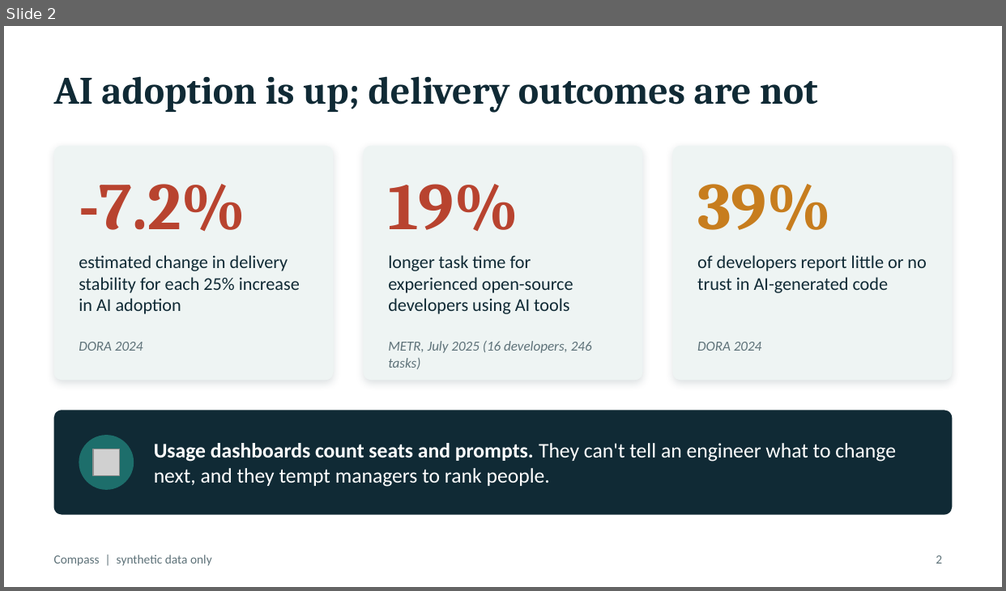
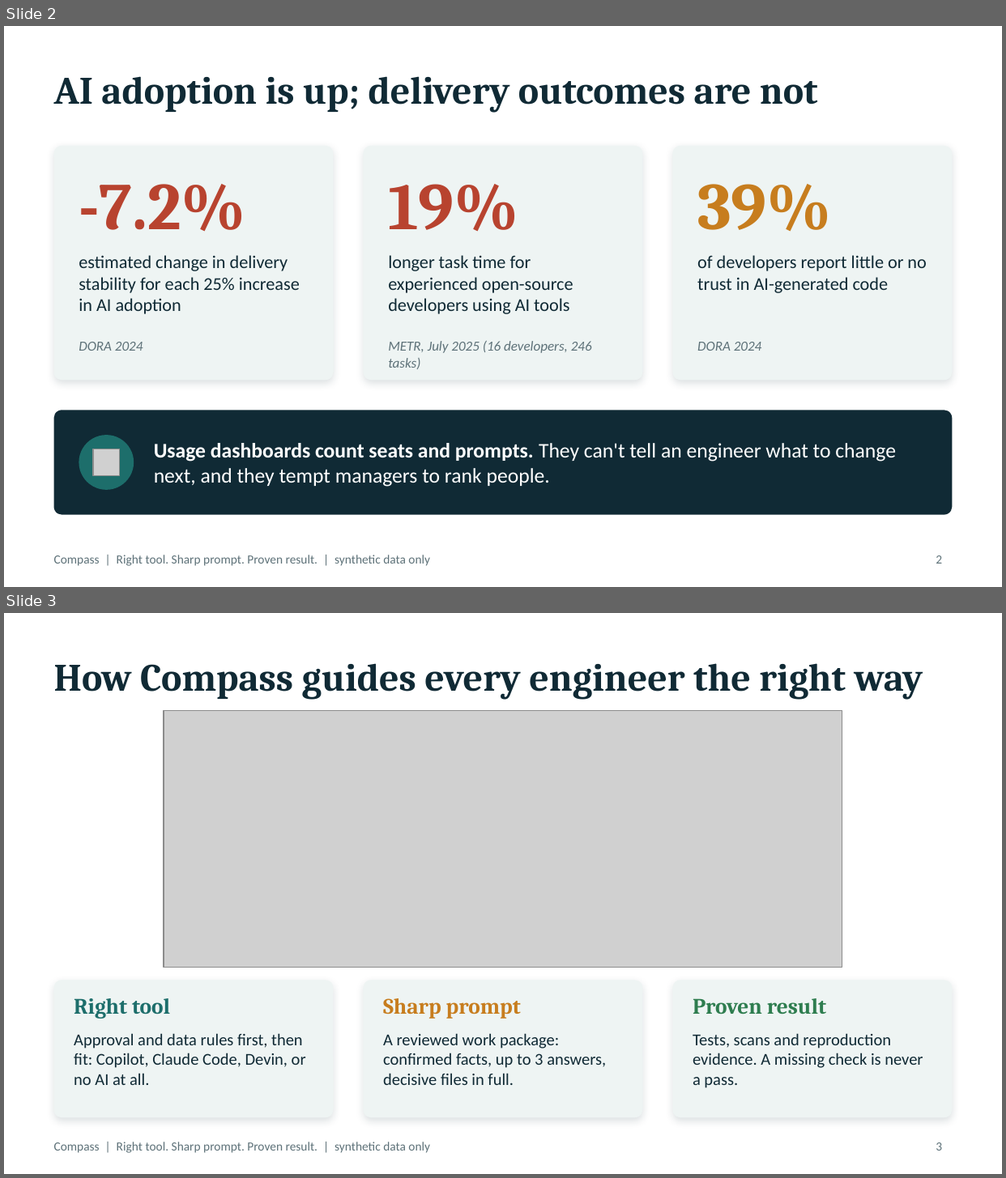
Before and after one commit to Kalyanraja/compass-ai-coach, a slide deck: docs/presentation/Compass-Hackathon.pptx. Shown one above the other, each under a label of ours: slide 2 before the commit, slides 2 and 3 after it. The pictures are 1006x591 and 1006x1178 pixels, drawn with LibreOffice and Linux fonts; fonts in the diff are those of the drawing; grey boxes stand for pictures. Boxes give left, top, right and bottom in pixels: in the first picture for what was removed or moved away, otherwise in the second. Text is boxed around its words. In the diff, an @@ line names an element or a change of style, - is before the commit and + after.

```diff
--- a/docs/presentation/Compass-Hackathon.pptx
+++ b/docs/presentation/Compass-Hackathon.pptx
@@ slide 3 added at (4, 613, 1002, 1174), background #FFFFFF; not listed: 1 template element that a slide beside it also shows @@
@@ title added at (54, 663, 923, 699), 28 pt, text #102A35, bold @@
+How Compass guides every engineer the right way
@@ picture added at (164, 711, 842, 967) @@
@@ rounded rectangle added at (54, 980, 334, 1118), fill #EEF4F3 @@
@@ text added at (74, 999, 170, 1019), 16 pt, text #1D6E6B, bold @@
+Right tool
@@ rounded rectangle added at (364, 980, 642, 1118), fill #EEF4F3 @@
@@ text added at (383, 999, 521, 1019), 16 pt, text #C77D1E, bold @@
+Sharp prompt
@@ rounded rectangle added at (672, 980, 952, 1118), fill #EEF4F3 @@
@@ text added at (692, 999, 826, 1014), 16 pt, text #2E7D4F, bold @@
+Proven result
@@ text added at (74, 1033, 306, 1085), 12 pt, text #102A35 @@
+Approval and data rules first, then fit: Copilot, Claude Code, Devin, or no AI at all.
@@ text added at (383, 1033, 606, 1085), 12 pt, text #102A35 @@
+A reviewed work package: confirmed facts, up to 3 answers, decisive files in full.
@@ text added at (692, 1033, 923, 1088), 12 pt, text #102A35 @@
+Tests, scans and reproduction evidence. A missing check is never a pass.
@@ page number added at (936, 1143, 942, 1151), 9 pt, text #5E7279 @@
+3
@@ slide 2 changed as well @@
@@ text at (54, 555, 430, 566): text changed @@
-Compass | synthetic data only
+Compass | Right tool. Sharp prompt. Proven result. | synthetic data only
```
Also in this commit, not shown: 15 other slides changed, 3 other files.
